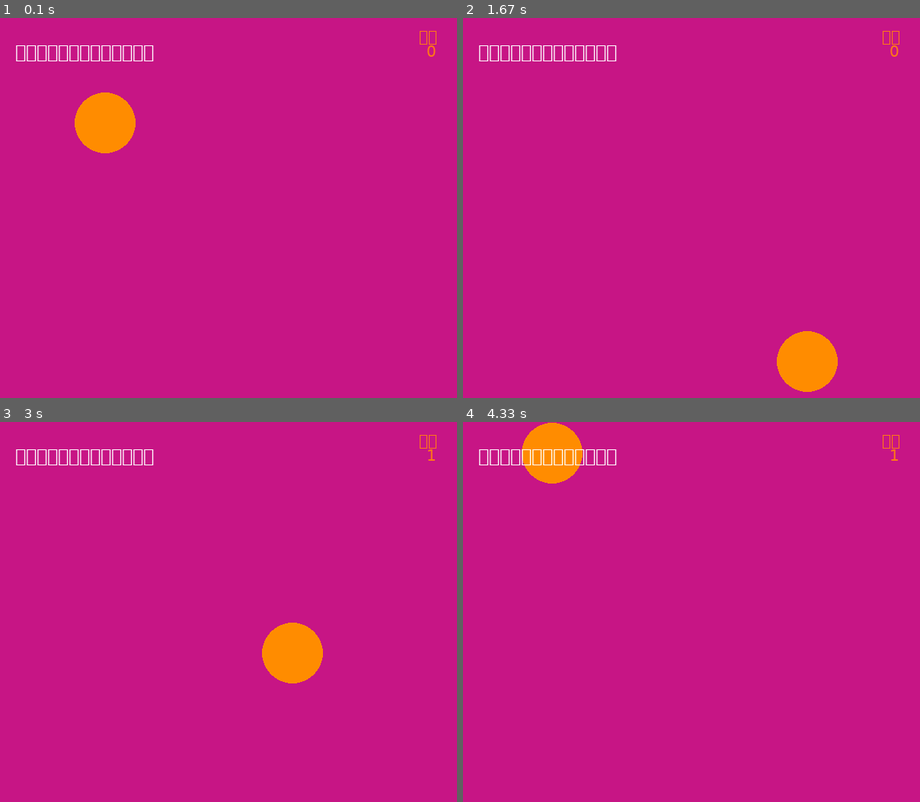
Above: before the commit, frames 1-4 (two rows, left to right).
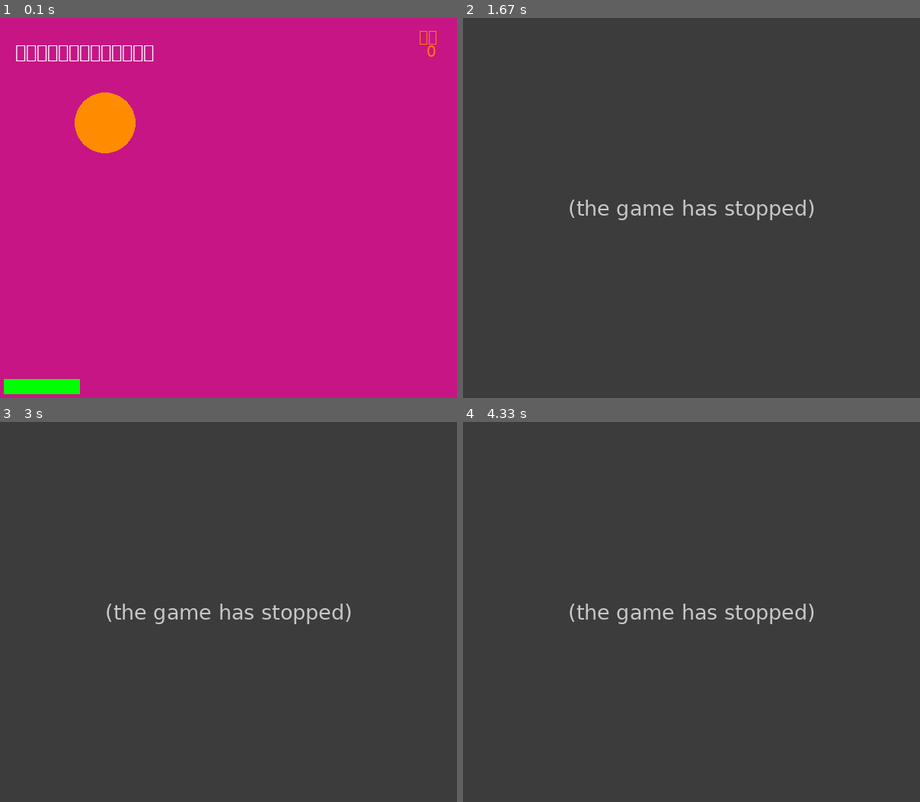
Above: after the commit, the same moments.

Repository: ZhangFengyi/learn-python-demo
Game: pygame game, started from pygame_pingpong.py
The game is run twice, just before and just after one commit, with the same random seed, the same clock (stepped at 60 frames per second) and the same inputs.
Inputs (mouse positions are in pixels of both pictures, inside the frame that each line leads up to):
- Up to frame 1 (0.1 s): no input
- Up to frame 2 (1.67 s): no input
- Up to frame 3 (3 s): move the mouse to (347, 471) at 1.93 s
- Up to frame 4 (4.33 s): no input

The runs differ from the first frame. In frame 1, 0.7% of the frame differs, in the area x 0-18%, y 95-99%; in frame 2, 100%, in the area x 0-100%, y 0-100%; in frame 3, 100%; in frame 4, 100%.
After the commit the program exited at 1.57 s; later frames show no game.

Commit message:
乒乓球游戏1.0

Diff:
--- a/pygame_pingpong.py
+++ b/pygame_pingpong.py
@@ -8,7 +8,7 @@
 # 初始化
 pg.init()
 # 设置屏幕大小
-scr = pg.display.set_mode((600, 500))
+scr = pg.display.set_mode([600, 500])
 # 设置标题
 pg.display.set_caption(("打乒乓球"))
 # 颜色定义
@@ -27,8 +27,10 @@
 a = 200
 
 # 字体
-zt1 = pg.font.SysFont("Arial Unicode", 24)
-zt2 = pg.font.SysFont("Arial Unicode", 20)
+# zt1 = pg.font.SysFont("", 24)
+# zt2 = pg.font.SysFont("", 20)
+zt1 = pg.font.Font("/Library/Fonts/Arial Unicode.ttf", 24)
+zt2 = pg.font.Font("/Library/Fonts/Arial Unicode.ttf", 20)
 
 
 def print_text(font, text, x, y, color):
@@ -56,21 +58,20 @@
     # 深度为0，实心圆
     pg.draw.circle(scr, pp, (x, y), 40, 0)
     # 长宽分别为100，20的球拍
-    pg.draw.rect(scr, green, (a, 530, 100, 20), 0)
+    pg.draw.rect(scr, green, (a, 475, 100, 20), 0)
     # 球碰到左右屏幕边缘，vx 取反
     # 碰到上边缘或者球拍，vy 取反
     # 其余情况表示球拍没有碰到球，跳出循环，游戏结束
     x = x + vx
     y = y + vy
-    if x > 550 or x < 40:
+    if x >= 560 or x <= 40:
         vx = -vx
-    if y < 40:
+    if y <= 40:
         vy = -vy
-    if y > 510 and abs(a - x + 50) < 50:
-        if vy > 0:
-            vy = -vy
-        else:
-            pass
+    # 是否接到球判断
+    elif y >= 435 and (0 <= x - a <= 100):
+        # 变向
+        vy = -vy
         # 每接到球一次，接到次数加一
         c = c + 1
         # 每接到球一次，添加得分数
@@ -79,7 +80,7 @@
         if c >= 3:
             c = 0
             # 加速一次，基础分翻倍
-            k = k + k
+            k = k * 2
             # 加速
             if vx > 0:
                 vx = vx + 1
@@ -87,7 +88,7 @@
                 vx = vx - 1
         else:
             pass
-    elif y > 510 and abs(a - x + 50) > 50:
+    elif y >= 435 and (x - a < 0 or x - a > 100):
         break
     else:
         pass
@@ -100,8 +101,10 @@
 
 # 游戏结束，改变背景色
 scr.fill((211, 21, 33))
-zt3 = pg.font.SysFont("Arial Unicode", 120)
-zt4 = pg.font.SysFont("Arial Unicode", 60)
+# zt3 = pg.font.SysFont("Arial Unicode.ttf", 120)
+# zt4 = pg.font.SysFont("Arial Unicode.ttf", 60)
+zt3 = pg.font.Font("/Library/Fonts/Arial Unicode.ttf", 120)
+zt4 = pg.font.Font("/Library/Fonts/Arial Unicode.ttf", 60)
 print_text(zt3, "游戏结束", 60, 120, white)
 print_text(zt4, "得分：" + str(fs), 120, 400, white)
 pg.display.update()
